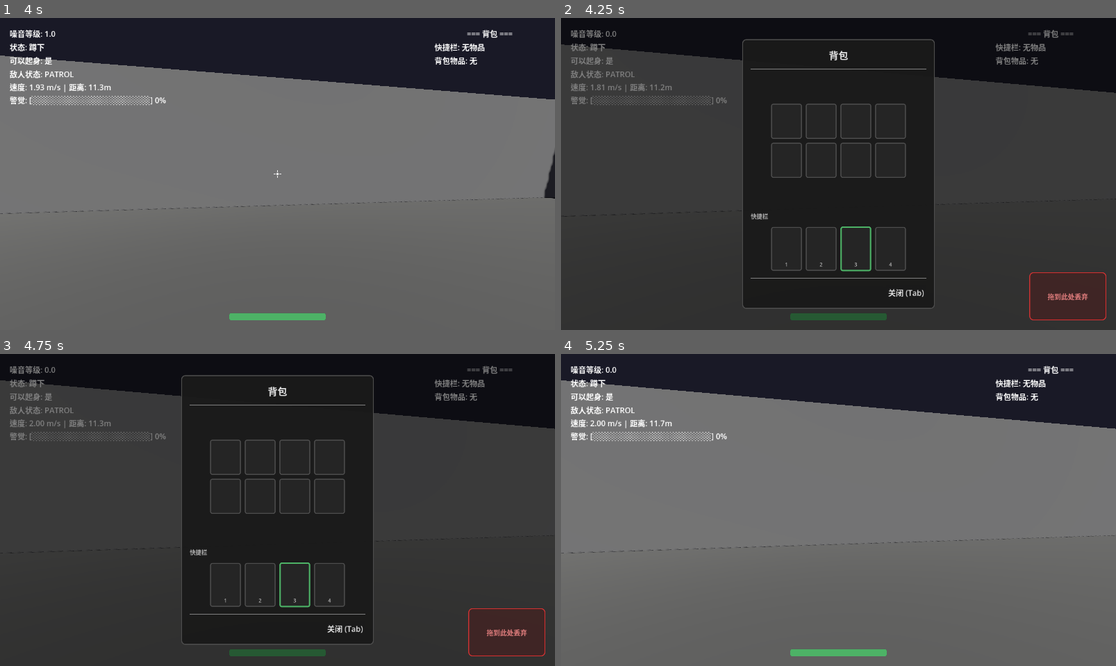
Above: before the commit, frames 1-4 (two rows, left to right).
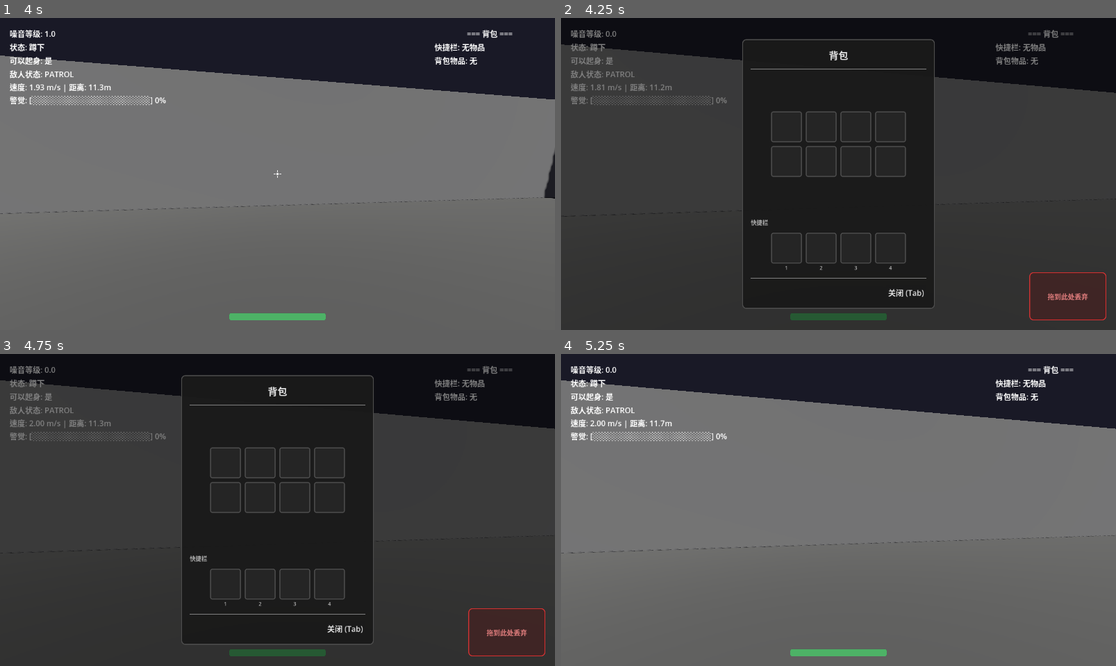
Above: after the commit, the same moments.

Repository: npfe-r/horror_miku
Game: Godot game, scene res://scenes/levels/test_level.tscn
Same seed, same stepped clock (60 frames per second), same inputs: the game is played once before the commit and once after it. The engine's default icon, where the game draws it, is replaced by a stand-in: a white triangle on a blue panel in a dark square.
Inputs (mouse positions are in pixels of both pictures, inside the frame that each line leads up to):
- Up to frame 1 (4 s): tap Enter at 0.5 s; move the mouse to (305, 174) at 0.52 s; hold W (move_forward) from 0.53 s (still down); tap C (crouch) at 0.6 s; click (305, 174) at 0.67 s; tap Space (jump) at 0.77, 1.52, 3.02, 3.77 s; move the mouse to (249, 174) at 1.27 s; tap E (interact) at 1.35 s; click (249, 174) at 1.42 s; move the mouse to (288, 167) at 2.02 s; tap 1 (quick_slot_1) at 2.1 s; click (288, 167) at 2.17 s; move the mouse to (271, 180) at 2.77 s; tap 2 (quick_slot_2) at 2.85 s; click (271, 180) at 2.92 s; move the mouse to (316, 177) at 3.52 s; tap 3 (quick_slot_3) at 3.6 s; click (316, 177) at 3.67 s
- Up to frame 2 (4.25 s): keep holding W (move_forward); tap Tab (toggle_inventory) at 4.15 s
- Up to frame 3 (4.75 s): release W (move_forward) at 4.25 s; drag from (111, 463) to (194, 432) at 4.27 s
- Up to frame 4 (5.25 s): click "关闭 (Tab)" at 5 s

Frame 1 is identical in both runs. In frame 2, 1.2% of the frame differs, in the area x 34-63%, y 27-82%; in frame 3, 1.2%; in frame 4, nothing differs.

Commit message:
refactor(ui): 重构物品栏槽位控件结构并添加默认图标
- 将槽位控件从PanelContainer改为更灵活的Control结构
- 添加默认图标路径和加载逻辑
- 在槽位中新增物品名称显示
- 优化槽位布局和样式管理
- 修复拖拽逻辑以适配新的控件结构

Diff:
--- a/scripts/ui/inventory_menu.gd
+++ b/scripts/ui/inventory_menu.gd
@@ -5,6 +5,7 @@
 
 const SLOT_SIZE: int = 64
 const SLOT_GAP: int = 8
+const DEFAULT_ICON_PATH: String = "res://icon.svg"
 
 @onready var grid_container: GridContainer = $Panel/MarginContainer/VBoxContainer/SlotsContainer/GridContainer
 @onready var item_info_panel: PanelContainer = $Panel/MarginContainer/VBoxContainer/ItemInfoPanel
@@ -16,8 +17,8 @@
 @onready var drop_zone: Control = $DropZone
 
 var player: PlayerController = null
-var slot_controls: Array[PanelContainer] = []
-var quick_bar_controls: Array[PanelContainer] = []
+var slot_controls: Array[Control] = []
+var quick_bar_controls: Array[Control] = []
 var selected_slot_index: int = -1
 
 var dragged_item: Control = null
@@ -25,10 +26,16 @@
 var dragged_from_quick_bar: bool = false
 var drag_offset: Vector2 = Vector2.ZERO
 
+var default_icon: Texture2D = null
+
 func _ready() -> void:
 	visible = false
+	_load_default_icon()
 	_setup_ui()
 	_connect_signals()
+
+func _load_default_icon() -> void:
+	default_icon = load(DEFAULT_ICON_PATH) as Texture2D
 
 func _setup_ui() -> void:
 	_create_inventory_slots()
@@ -42,7 +49,7 @@
 	slot_controls.clear()
 
 	for i in range(Inventory.MAX_SLOTS):
-		var slot: PanelContainer = _create_slot_panel(i, false)
+		var slot: Control = _create_slot_panel(i, false)
 		slot_controls.append(slot)
 		grid_container.add_child(slot)
 
@@ -53,17 +60,24 @@
 	quick_bar_controls.clear()
 
 	for i in range(Inventory.QUICK_BAR_SIZE):
-		var slot: PanelContainer = _create_slot_panel(i, true)
+		var slot: Control = _create_slot_panel(i, true)
 		quick_bar_controls.append(slot)
 		quick_bar_container.add_child(slot)
 
-func _create_slot_panel(slot_index: int, is_quick_bar: bool) -> PanelContainer:
+func _create_slot_panel(slot_index: int, is_quick_bar: bool) -> Control:
+	var container := VBoxContainer.new()
+	container.size_flags_horizontal = Control.SIZE_SHRINK_CENTER
+	container.size_flags_vertical = Control.SIZE_SHRINK_CENTER
+	container.add_theme_constant_override("separation", 2)
+	container.set_meta("slot_index", slot_index)
+	container.set_meta("is_quick_bar", is_quick_bar)
+
 	var panel := PanelContainer.new()
+	panel.name = "SlotPanel"
 	panel.custom_minimum_size = Vector2(SLOT_SIZE, SLOT_SIZE)
 	panel.size_flags_horizontal = Control.SIZE_SHRINK_CENTER
 	panel.size_flags_vertical = Control.SIZE_SHRINK_CENTER
-	panel.set_meta("slot_index", slot_index)
-	panel.set_meta("is_quick_bar", is_quick_bar)
+	container.add_child(panel)
 
 	var style := StyleBoxFlat.new()
 	style.bg_color = Color(0.15, 0.15, 0.15, 0.9)
@@ -73,31 +87,43 @@
 	panel.add_theme_stylebox_override("panel", style)
 
 	var margin := MarginContainer.new()
+	margin.set_anchors_preset(Control.PRESET_FULL_RECT)
 	margin.add_theme_constant_override("margin_left", 4)
 	margin.add_theme_constant_override("margin_top", 4)
 	margin.add_theme_constant_override("margin_right", 4)
 	margin.add_theme_constant_override("margin_bottom", 4)
 	panel.add_child(margin)
 
-	var vbox := VBoxContainer.new()
-	vbox.alignment = BoxContainer.ALIGNMENT_CENTER
-	margin.add_child(vbox)
-
 	var icon_rect := TextureRect.new()
 	icon_rect.name = "Icon"
+	icon_rect.set_anchors_preset(Control.PRESET_FULL_RECT)
 	icon_rect.expand_mode = TextureRect.EXPAND_FIT_WIDTH_PROPORTIONAL
 	icon_rect.stretch_mode = TextureRect.STRETCH_KEEP_ASPECT_CENTERED
-	icon_rect.custom_minimum_size = Vector2(40, 40)
-	vbox.add_child(icon_rect)
+	margin.add_child(icon_rect)
+
+	var name_label := Label.new()
+	name_label.name = "NameLabel"
+	name_label.set_anchors_preset(Control.PRESET_BOTTOM_LEFT)
+	name_label.offset_left = 4
+	name_label.offset_bottom = -4
+	name_label.add_theme_font_size_override("font_size", 9)
+	name_label.add_theme_color_override("font_color", Color(0.9, 0.9, 0.9, 1))
+	name_label.add_theme_color_override("font_outline_color", Color(0, 0, 0, 1))
+	name_label.add_theme_constant_override("outline_size", 2)
+	name_label.clip_text = true
+	name_label.custom_minimum_size = Vector2(SLOT_SIZE - 28, 12)
+	panel.add_child(name_label)
 
 	var count_label := Label.new()
 	count_label.name = "CountLabel"
-	count_label.horizontal_alignment = HORIZONTAL_ALIGNMENT_RIGHT
-	count_label.add_theme_font_size_override("font_size", 12)
+	count_label.set_anchors_preset(Control.PRESET_BOTTOM_RIGHT)
+	count_label.offset_right = -4
+	count_label.offset_bottom = -4
+	count_label.add_theme_font_size_override("font_size", 10)
 	count_label.add_theme_color_override("font_color", Color.WHITE)
 	count_label.add_theme_color_override("font_outline_color", Color.BLACK)
 	count_label.add_theme_constant_override("outline_size", 2)
-	vbox.add_child(count_label)
+	panel.add_child(count_label)
 
 	if is_quick_bar:
 		var key_label := Label.new()
@@ -106,11 +132,11 @@
 		key_label.horizontal_alignment = HORIZONTAL_ALIGNMENT_CENTER
 		key_label.add_theme_font_size_override("font_size", 10)
 		key_label.add_theme_color_override("font_color", Color(0.7, 0.7, 0.7, 1))
-		vbox.add_child(key_label)
-
-	panel.gui_input.connect(_on_slot_gui_input.bind(panel))
-
-	return panel
+		container.add_child(key_label)
+
+	container.gui_input.connect(_on_slot_gui_input.bind(container))
+
+	return container
 
 func _connect_signals() -> void:
 	close_button.pressed.connect(_on_close_button_pressed)
@@ -162,11 +188,16 @@
 	for i in range(quick_bar_controls.size()):
 		_update_slot_display(quick_bar_controls[i], i, true)
 
-func _update_slot_display(panel: PanelContainer, slot_index: int, is_quick_bar: bool) -> void:
+func _update_slot_display(container: Control, slot_index: int, is_quick_bar: bool) -> void:
+	var panel: PanelContainer = container.find_child("SlotPanel") as PanelContainer
+	if not panel:
+		return
+
 	var icon_rect: TextureRect = panel.find_child("Icon") as TextureRect
 	var count_label: Label = panel.find_child("CountLabel") as Label
-
-	if not icon_rect or not count_label:
+	var name_label: Label = panel.find_child("NameLabel") as Label
+
+	if not icon_rect or not count_label or not name_label:
 		return
 
 	var actual_slot: ItemSlot = null
@@ -178,15 +209,23 @@
 		actual_slot = player.inventory.get_slot(slot_index)
 
 	if actual_slot and not actual_slot.is_empty():
-		icon_rect.texture = actual_slot.item_data.icon
+		if actual_slot.item_data.icon:
+			icon_rect.texture = actual_slot.item_data.icon
+		else:
+			icon_rect.texture = default_icon
 		count_label.text = str(actual_slot.count) if actual_slot.count > 1 else ""
+		name_label.text = actual_slot.item_data.item_name
 	else:
 		icon_rect.texture = null
 		count_label.text = ""
+		name_label.text = ""
 
 func _update_quick_bar_selection(index: int) -> void:
 	for i in range(quick_bar_controls.size()):
-		var panel: PanelContainer = quick_bar_controls[i]
+		var container: Control = quick_bar_controls[i]
+		var panel: PanelContainer = container.find_child("SlotPanel") as PanelContainer
+		if not panel:
+			continue
 		var style: StyleBoxFlat = panel.get_theme_stylebox("panel") as StyleBoxFlat
 		if style:
 			if i == index:
@@ -196,21 +235,25 @@
 				style.border_color = Color(0.3, 0.3, 0.3, 1)
 				style.set_border_width_all(2)
 
-func _on_slot_gui_input(event: InputEvent, panel: PanelContainer) -> void:
-	var slot_index: int = panel.get_meta("slot_index")
-	var is_quick_bar: bool = panel.get_meta("is_quick_bar")
+func _on_slot_gui_input(event: InputEvent, container: Control) -> void:
+	var slot_index: int = container.get_meta("slot_index")
+	var is_quick_bar: bool = container.get_meta("is_quick_bar")
 
 	if event is InputEventMouseButton:
 		if event.button_index == MOUSE_BUTTON_LEFT:
 			if event.pressed:
-				_start_drag(panel, slot_index, is_quick_bar)
+				_start_drag(container, slot_index, is_quick_bar)
 			else:
-				_end_drag(panel, slot_index, is_quick_bar)
+				_end_drag(container, slot_index, is_quick_bar)
 		elif event.button_index == MOUSE_BUTTON_RIGHT and event.pressed:
 			_on_slot_right_click(slot_index, is_quick_bar)
 
-func _start_drag(panel: PanelContainer, slot_index: int, is_quick_bar: bool) -> void:
-	if not player or not player.inventory:
+func _start_drag(container: Control, slot_index: int, is_quick_bar: bool) -> void:
+	if not player or not player.inventory:
+		return
+
+	var panel: PanelContainer = container.find_child("SlotPanel") as PanelContainer
+	if not panel:
 		return
 
 	var actual_slot: ItemSlot = null
@@ -261,7 +304,7 @@
 	if style:
 		style.bg_color = Color(0.1, 0.1, 0.1, 0.5)
 
-func _end_drag(_panel: PanelContainer, _slot_index: int, _is_quick_bar: bool) -> void:
+func _end_drag(_container: Control, _slot_index: int, _is_quick_bar: bool) -> void:
 	if not dragged_item:
 		return
 
@@ -269,7 +312,7 @@
 
 	var dropped_on_slot: bool = false
 	for i in range(slot_controls.size()):
-		var target: PanelContainer = slot_controls[i]
+		var target: Control = slot_controls[i]
 		if target.get_global_rect().has_point(drop_pos):
 			_handle_drop_on_slot(i, false)
 			dropped_on_slot = true
@@ -277,7 +320,7 @@
 
 	if not dropped_on_slot:
 		for i in range(quick_bar_controls.size()):
-			var target: PanelContainer = quick_bar_controls[i]
+			var target: Control = quick_bar_controls[i]
 			if target.get_global_rect().has_point(drop_pos):
 				_handle_drop_on_slot(i, true)
 				dropped_on_slot = true
@@ -335,16 +378,18 @@
 		dragged_item = null
 
 	if dragged_from_index >= 0:
-		var panel: PanelContainer
+		var container: Control
 		if dragged_from_quick_bar:
-			panel = quick_bar_controls[dragged_from_index]
+			container = quick_bar_controls[dragged_from_index]
 		else:
-			panel = slot_controls[dragged_from_index]
-
-		if panel:
-			var style: StyleBoxFlat = panel.get_theme_stylebox("panel") as StyleBoxFlat
-			if style:
-				style.bg_color = Color(0.15, 0.15, 0.15, 0.9)
+			container = slot_controls[dragged_from_index]
+
+		if container:
+			var panel: PanelContainer = container.find_child("SlotPanel") as PanelContainer
+			if panel:
+				var style: StyleBoxFlat = panel.get_theme_stylebox("panel") as StyleBoxFlat
+				if style:
+					style.bg_color = Color(0.15, 0.15, 0.15, 0.9)
 
 	dragged_from_index = -1
 	dragged_from_quick_bar = false
